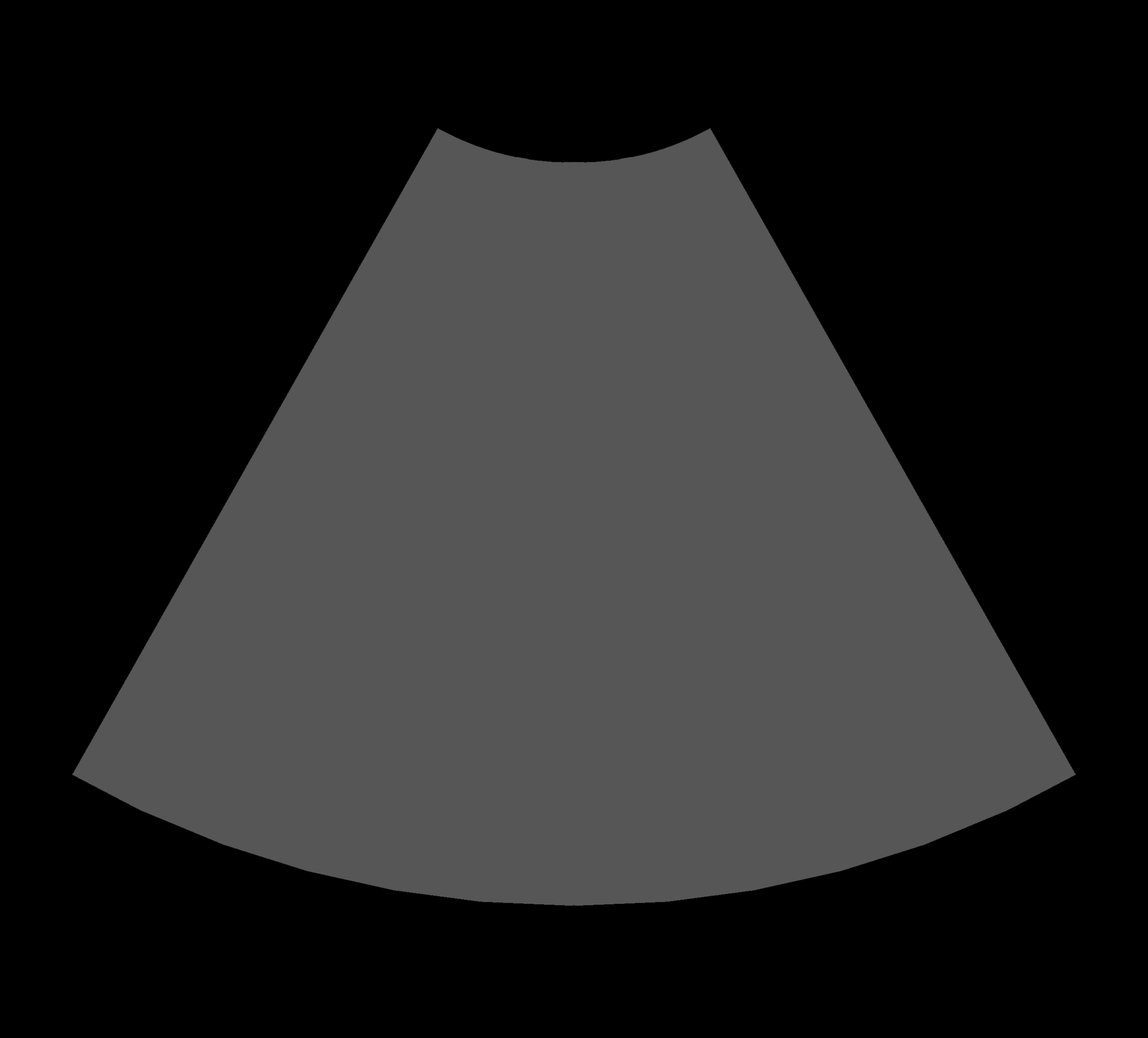
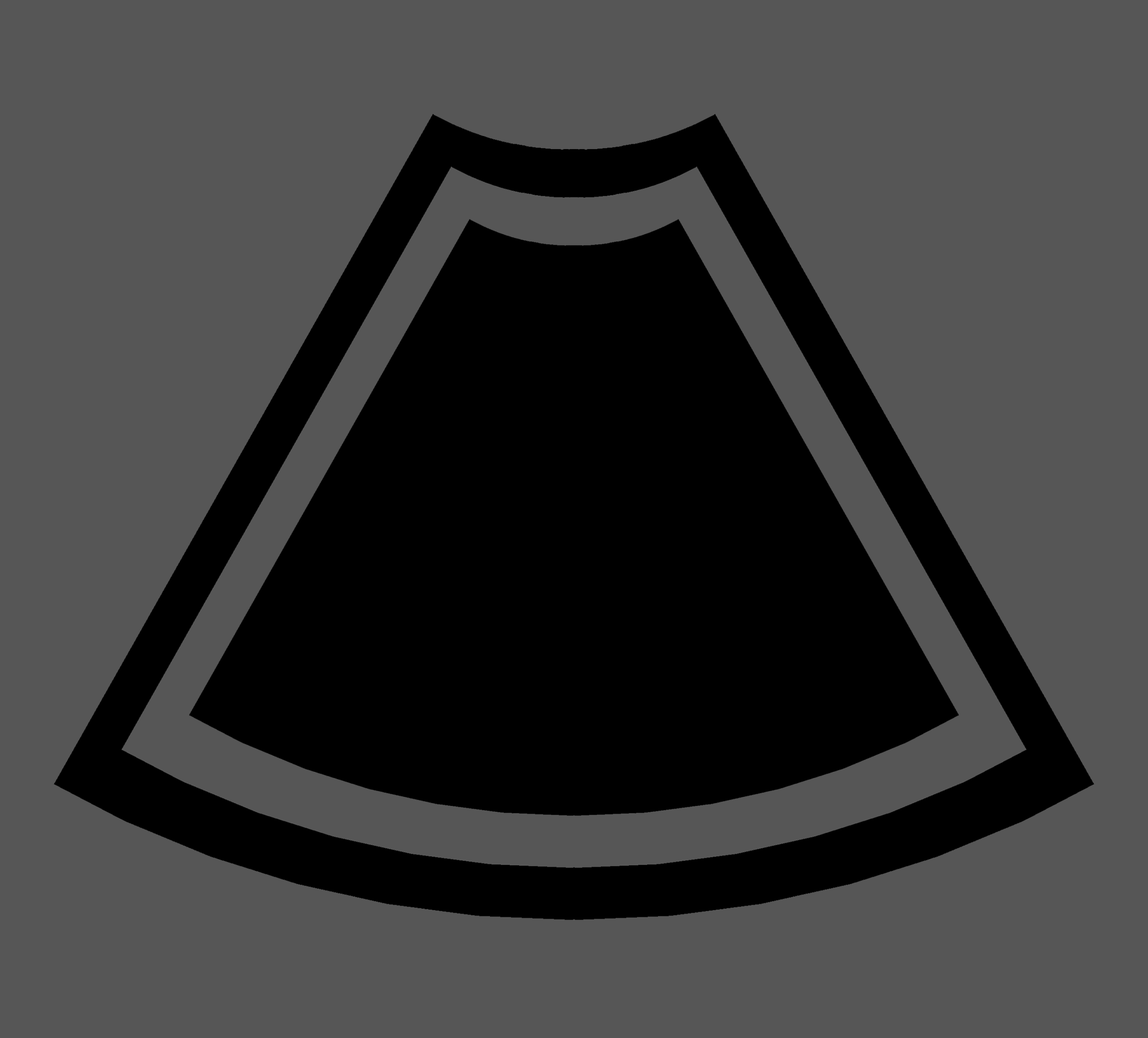
Comparing the layer stacks of the two 1148 x 1038 images. Changes:
added group "Group 1" with 9 layers over (0, 0, 1148, 1038)
added layer "Color Fill 3" in group "Group 1" over (0, 0, 1148, 1038)
added layer "gray inner border_0.85" in group "Group 1" over (56, 50, 1093, 987)
renamed "Layer 0 copy" to "gray", hid it, moved it into group "Group 1", painted on it over (0, 0, 1148, 1038)
renamed "Layer 0" to "white", hid it, moved it into group "Group 1", painted on it over (0, 0, 1148, 1038)
added layer "black background" in group "Group 1" over (0, 0, 1148, 1038)
